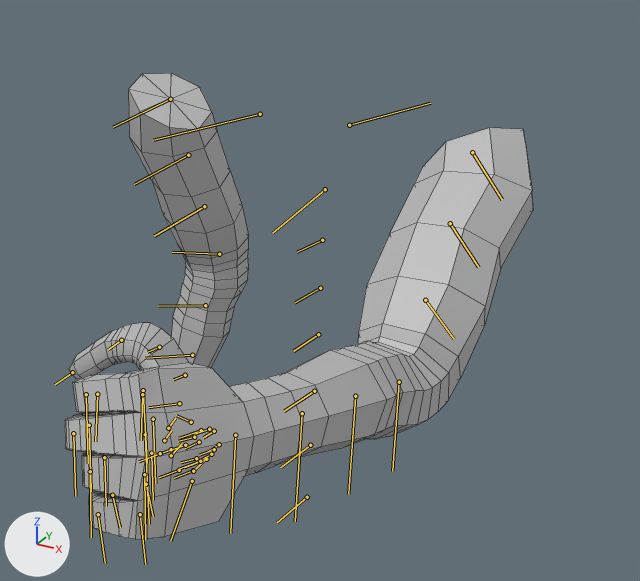
An edit to the FBX model GAM130Prototype/Assets/4 Play/Animation/NewViewModels/VM_Sprint.fbx, drawn before and after from the same camera.
Camera for both pictures: a 50 mm camera at (0.458, -0.777, 1.899) aimed at (0.071, -0.074, 1.548). The axes (+X, +Y, +Z) are drawn at lower left. The lights are the same throughout. Both versions are drawn at frame 47 of the action 'Sprint'; the numbers are the values there. The bones that bend it are drawn over the model as lines. Mesh edges are drawn as thin lines.
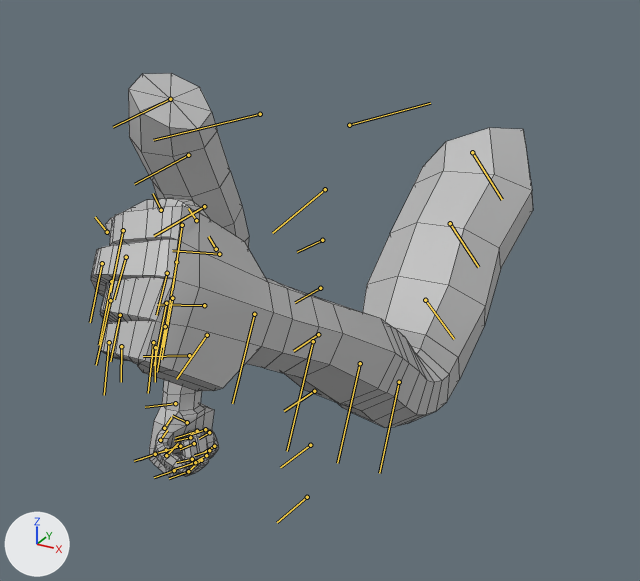
The change in detail:
Bone 'Elbow_R' (bone_elbow_r) turns from (-1, 1, 32) to (-1, 1, 34) degrees about its own x, y and z.
Bone 'Elbow_L' (bone_elbow_l) turns from (1, -2, 56) to (0, -2, 75) degrees about its own x, y and z.

Where the change shows, as pixel boxes [x1, y1, x2, y2] in the pictures (640 x 581 px):
'polySurface10', posed (13% shorter): before [65, 73, 533, 539]; after [91, 73, 533, 477]
bone 'Elbow_R', root to tip: before (219, 254) to (172, 252); after (219, 254) to (172, 250)
bone 'Elbow_L', root to tip: before (399, 382) to (392, 471); after (399, 382) to (379, 473)
